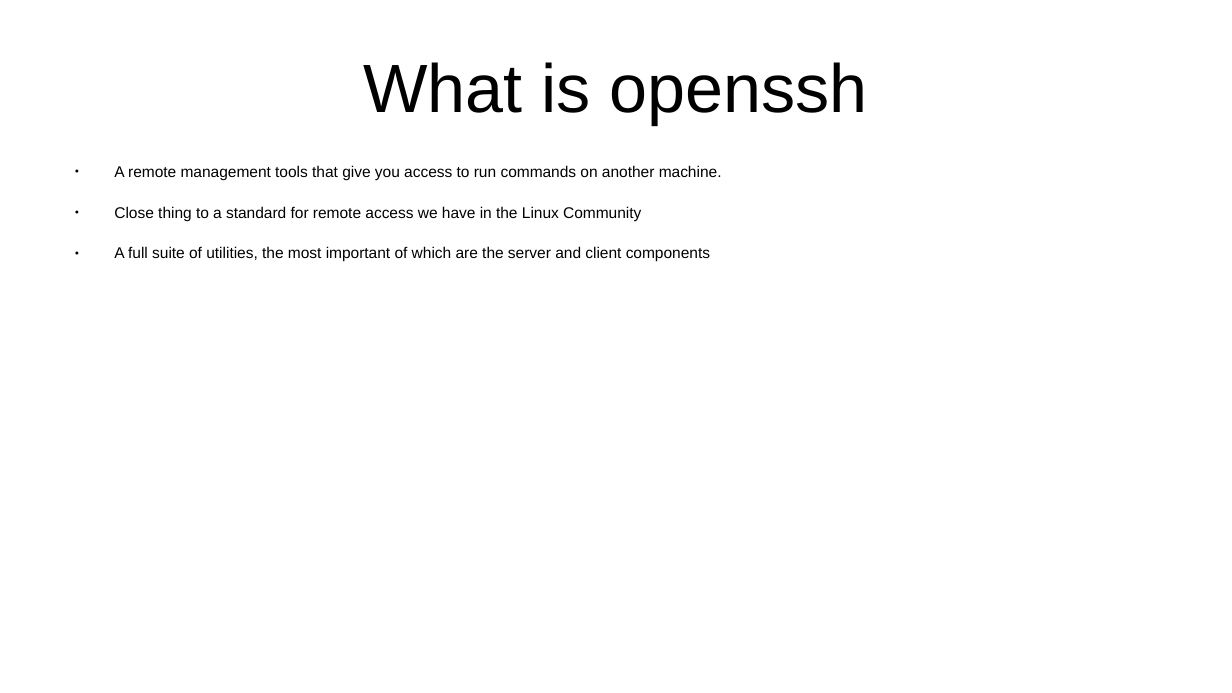
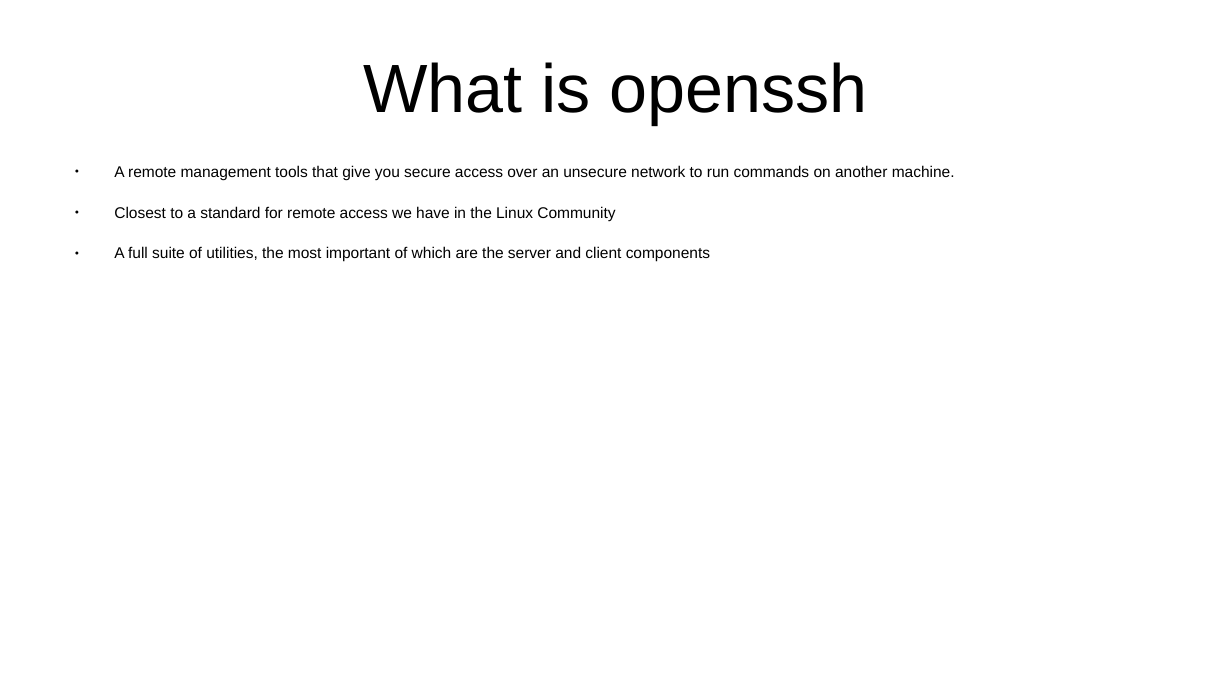
Before and after one commit to CharlesStockman/notesFromCourses, a slide deck: slide 2 of unixTools/openSSH.odp. Drawn at 1232x693 pixels with LibreOffice and Linux fonts; fonts in the diff are those of the drawing. Boxes give left, top, right and bottom in pixels: in the first picture for what was removed or moved away, otherwise in the second. Text is boxed around its words. In the diff, an @@ line names an element or a change of style, - is before the commit and + after.

```diff
--- a/unixTools/openSSH.odp
+++ b/unixTools/openSSH.odp
@@ text at (114, 165, 955, 221): text changed @@
-● A remote management tools that give you access to run commands on another machine.
-● Close thing to a standard for remote access we have in the Linux Community
+● A remote management tools that give you secure access over an unsecure network to run commands on another machine.
+● Closest to a standard for remote access we have in the Linux Community
```
Also in this commit, not shown: 1 other slide changed, 19 other files.
